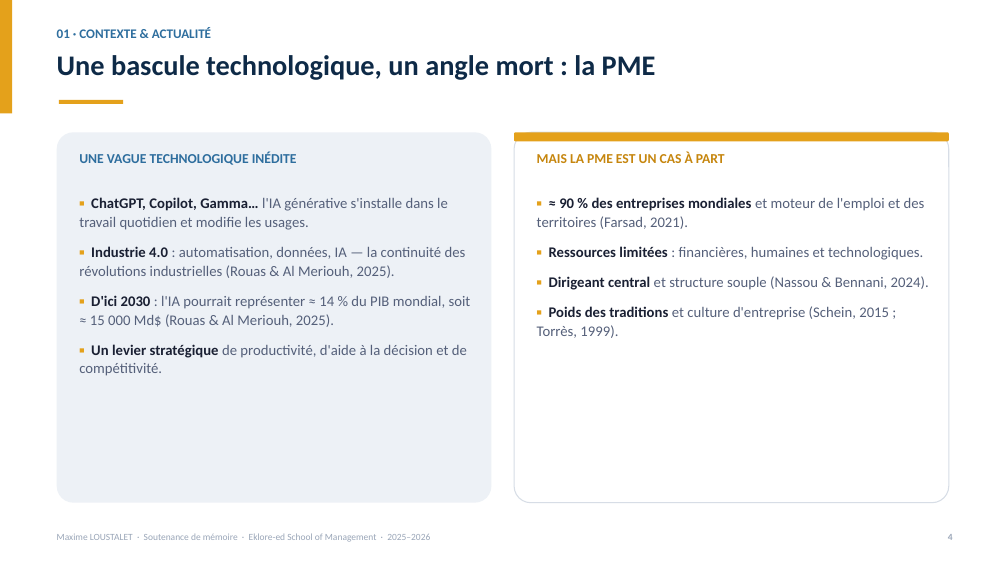
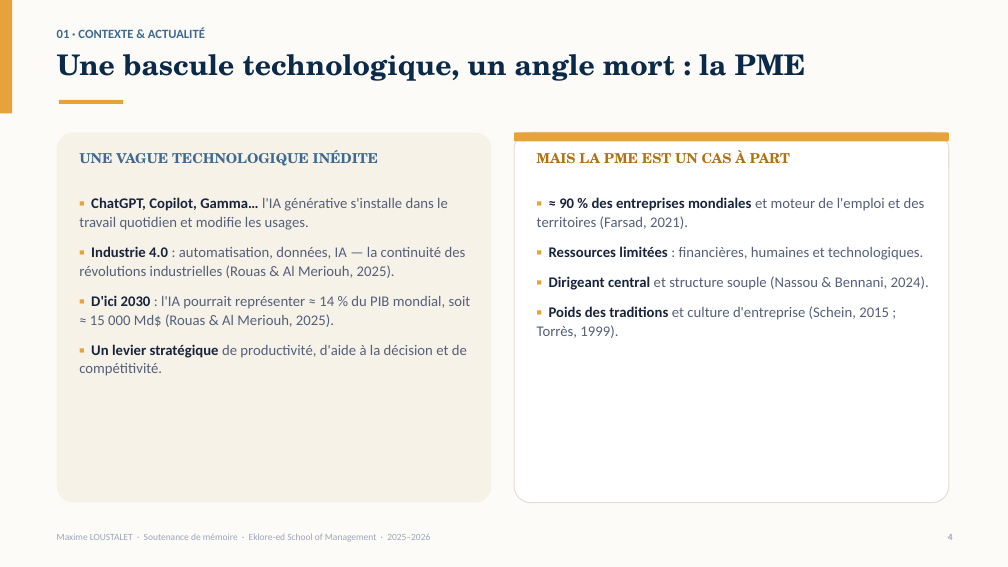
Before and after one commit to maximeloustalet4-creator/maxime, a slide deck: slide 4 of Soutenance_MFE_LOUSTALET_Maxime.pptx. Drawn at 1008x567 pixels with LibreOffice and Linux fonts; fonts in the diff are those of the drawing. Boxes give left, top, right and bottom in pixels: in the first picture for what was removed or moved away, otherwise in the second. Text is boxed around its words. In the diff, an @@ line names an element or a change of style, - is before the commit and + after.

```diff
--- a/Soutenance_MFE_LOUSTALET_Maxime.pptx
+++ b/Soutenance_MFE_LOUSTALET_Maxime.pptx
@@ rectangle at [0,0,1008,113]: fill #FFFFFF to #FCFBF8 @@
@@ rectangle added at [0,0,1008,567], fill #FCFBF8 @@
@@ text "01 · CONTEXTE & ACTUALITÉ" at [57,27,205,38]: size 12.5 to 12 pt, text colour #2E6E9E to #3D6A8E @@
@@ text "Une bascule technologique, un angle ..." at [57,54,806,81]: font Calibri to TeX Gyre Schola, text colour #0E2A47 to #0B2A4A @@
@@ rounded rectangle at [57,132,492,503]: fill #EDF1F6 to #F7F2E8 @@
@@ fill #E4A11B to #E6A339 in 3 elements at [0,0,12,113], [59,100,123,104], [514,132,949,141] @@
@@ rounded rectangle at [514,132,949,503]: outline #D7DDE6 1 pt to #E6DFD3 1 pt @@
@@ text "UNE VAGUE TECHNOLOGIQUE INÉDITE" at [79,150,378,166]: font Calibri to TeX Gyre Schola, text colour #2E6E9E to #3D6A8E @@
@@ text "MAIS LA PME EST UN ..." at [537,150,790,163]: font Calibri to TeX Gyre Schola, text colour #C6860E to #AF7112 @@
@@ text "▪ ChatGPT, Copilot, Gamma… l'IA ..." at [79,197,471,376]: text colour #E4A11B to #E6A339 in "▪", "▪", "▪", "▪"; text colour #1A2033 to #18243C in "ChatGPT, Copilot, Gamma…", "Industrie 4.0", "D'ici 2030", "Un levier stratégique"; text colour #55607A to #54607A in "l'IA générative s'installe dans le travail quotidien ...", ": automatisation, données, IA — la continuité ...", ": l'IA pourrait représenter ≈ 14 % ...", "de productivité, d'aide à la décision et ..." @@
@@ text "▪ ≈ 90 % des ..." at [537,197,929,338]: text colour #E4A11B to #E6A339 in "▪", "▪", "▪", "▪"; text colour #1A2033 to #18243C in "≈ 90 % des entreprises mondiales", "Ressources limitées", "Dirigeant central", "Poids des traditions"; text colour #55607A to #54607A in "et moteur de l'emploi et des territoires ...", ": financières, humaines et technologiques.", "et structure souple (Nassou & Bennani, 2024).", "et culture d'entreprise (Schein, 2015 ; Torrès, ..." @@
```
Also in this commit, not shown: 20 other slides changed, 4 other files.
